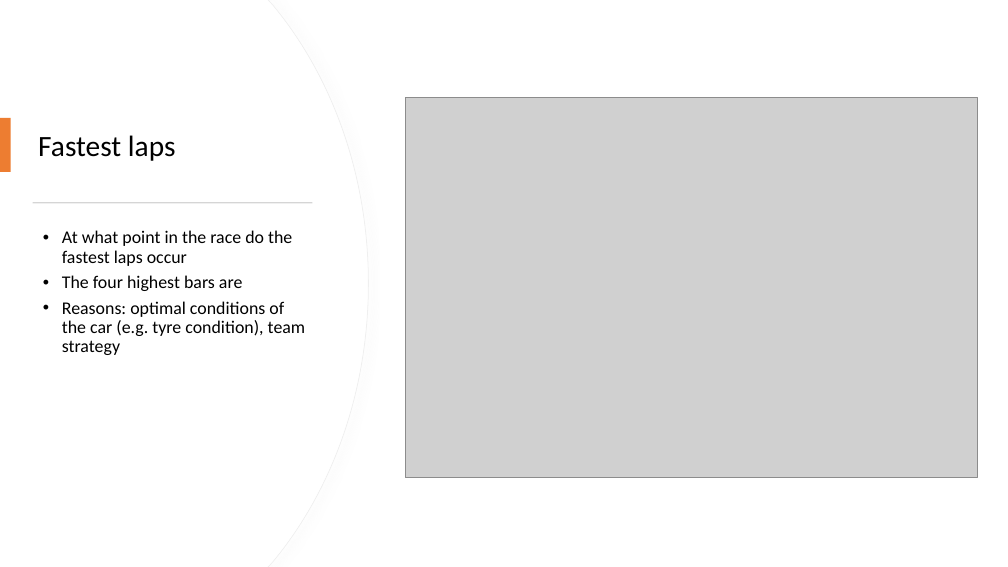
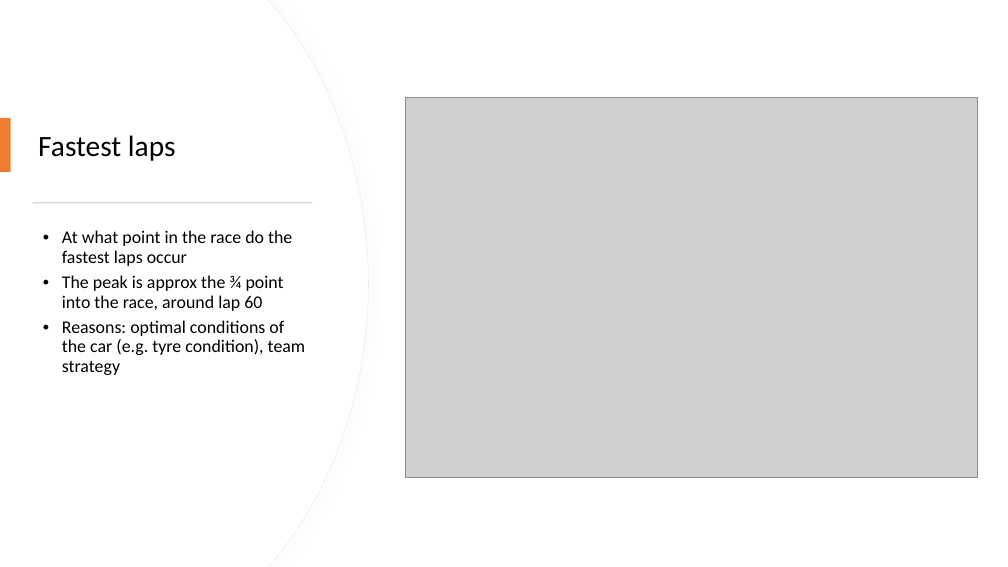
Before and after one commit to Praveena-codee/Project1, a slide deck: slide 10 of Project 1 - F1 factors.pptx. Drawn at 1008x567 pixels with LibreOffice and Linux fonts; fonts in the diff are those of the drawing; grey boxes stand for pictures. Boxes give left, top, right and bottom in pixels: in the first picture for what was removed or moved away, otherwise in the second. Text is boxed around its words. In the diff, an @@ line names an element or a change of style, - is before the commit and + after.

```diff
--- a/Project 1 - F1 factors.pptx
+++ b/Project 1 - F1 factors.pptx
@@ text at box(62, 275, 284, 311): text changed @@
-• The four highest bars are
+• The peak is approx the ¾ point into the race, around lap 60
```
Also in this commit, not shown: 3 other slides changed.
